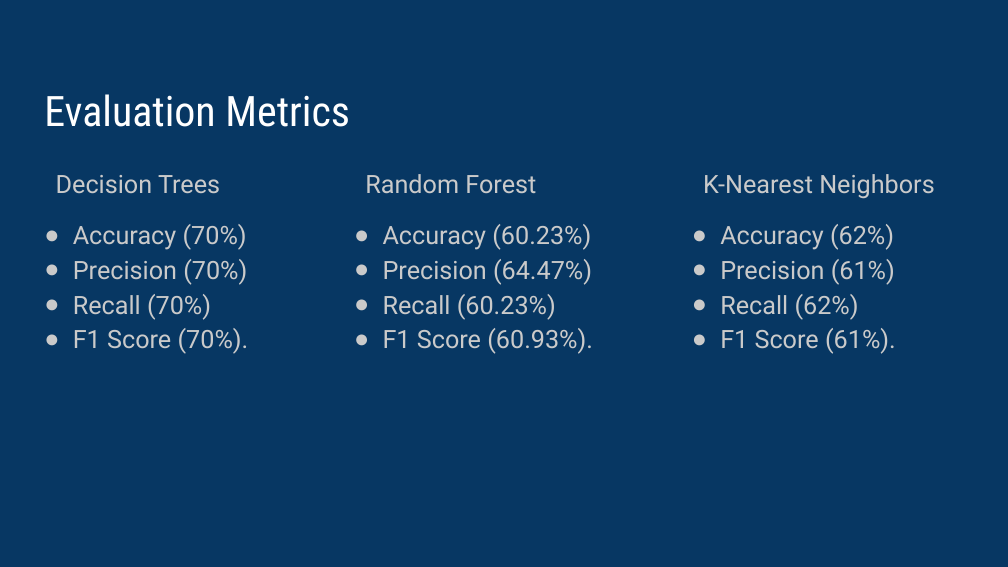
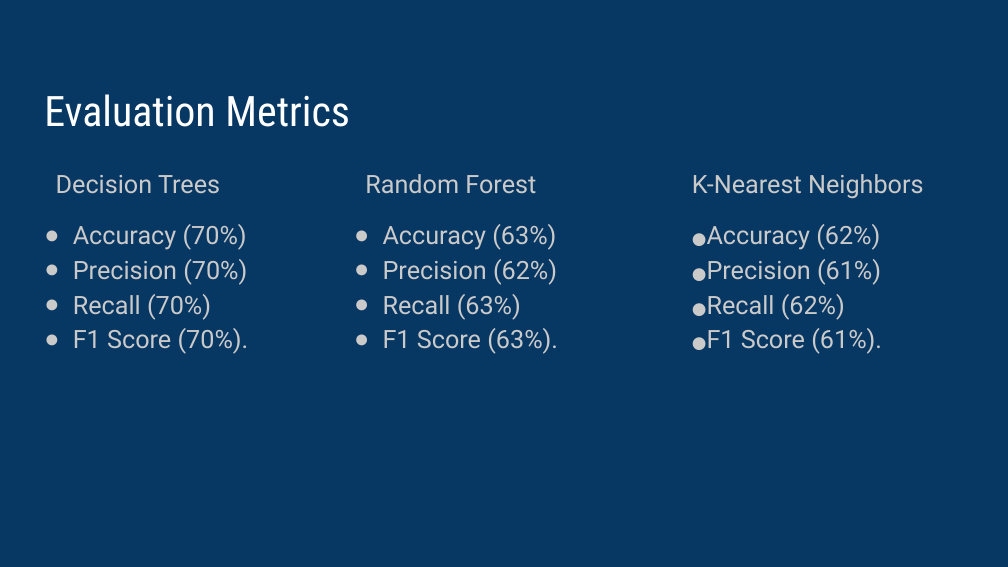
Before and after one commit to vipvivek15/CMPE_255_Final_Project, a slide deck: slide 12 of Final_presentation.pptx. Drawn at 1008x567 pixels with LibreOffice and Linux fonts; fonts in the diff are those of the drawing. Boxes give left, top, right and bottom in pixels: in the first picture for what was removed or moved away, otherwise in the second. Text is boxed around its words. In the diff, an @@ line names an element or a change of style, - is before the commit and + after.

Commit message:
Updating final presentation

```diff
--- a/Final_presentation.pptx
+++ b/Final_presentation.pptx
@@ text at (x1=383, y1=224, x2=558, y2=354): text changed @@
-● Accuracy (60.23%)
-● Precision (64.47%)
-● Recall (60.23%)
-● F1 Score (60.93%).
+● Accuracy (63%)
+● Precision (62%)
+● Recall (63%)
+● F1 Score (63%).
@@ text at (x1=707, y1=224, x2=882, y2=354): text changed @@
-● Accuracy (62%)
-● Precision (61%)
-● Recall (62%)
-● F1 Score (61%).
+●Accuracy (62%)
+●Precision (61%)
+●Recall (62%)
+●F1 Score (61%).
```
Also in this commit, not shown: 3 other slides changed.
